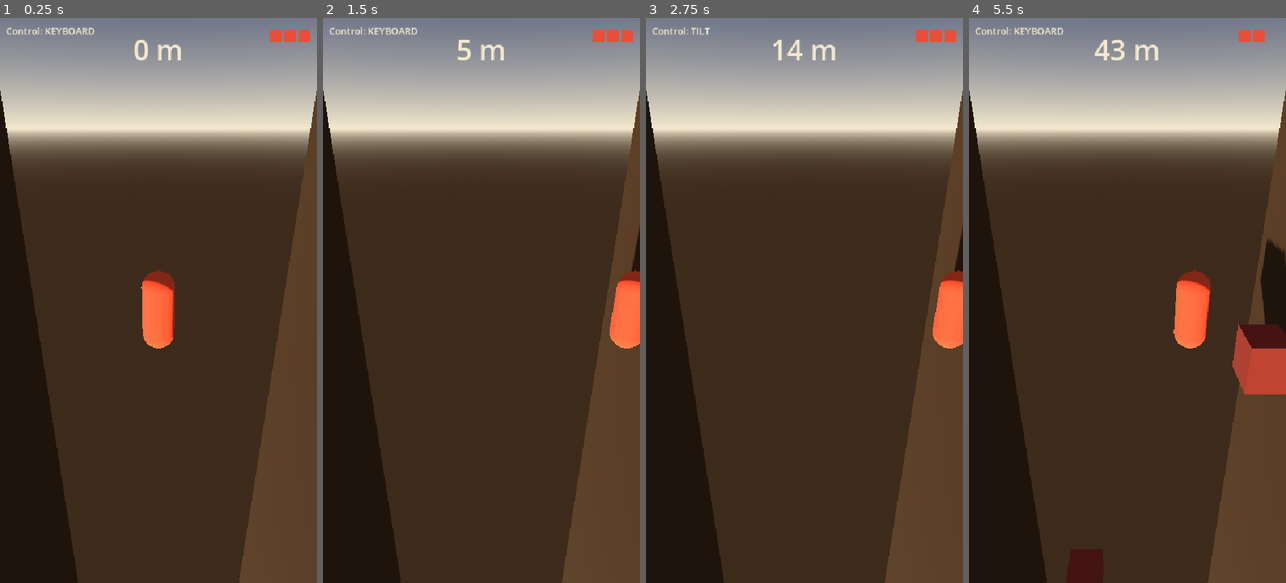
Above: before the commit, frames 1-4 (left to right).
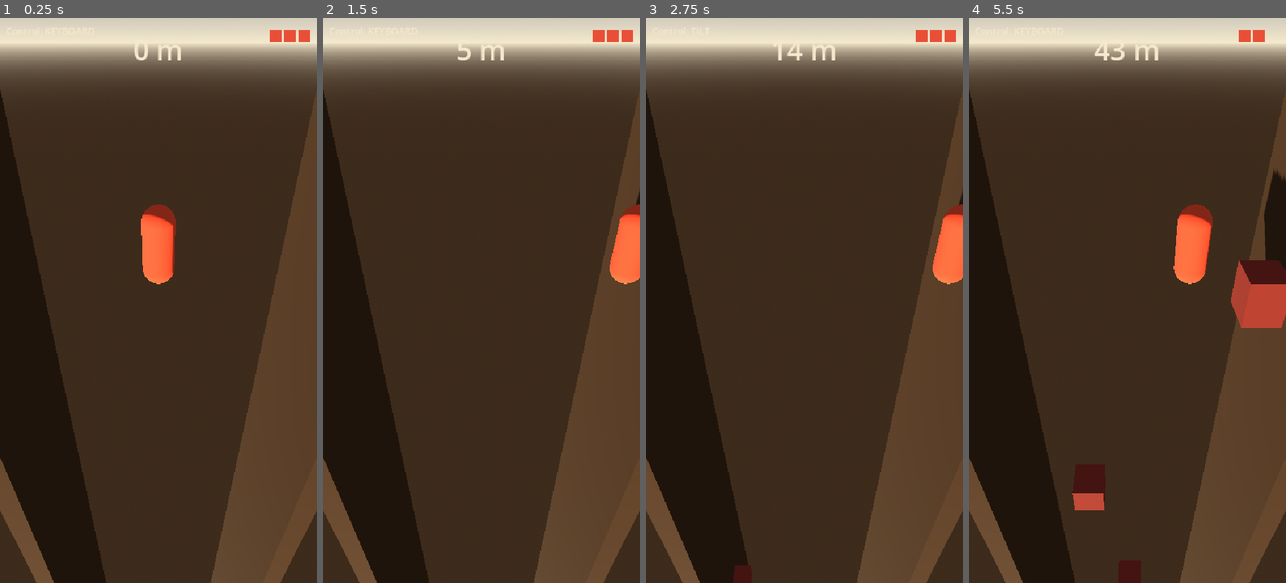
Above: after the commit, the same moments.

Repository: quvntvn/Hyperdive
Game: Godot game, scene res://scenes/game/main_game.tscn
Same seed, same stepped clock (60 frames per second), same inputs: the game is played once before the commit and once after it.
Inputs (mouse positions are in pixels of both pictures, inside the frame that each line leads up to):
- Up to frame 1 (0.25 s): no input
- Up to frame 2 (1.5 s): tap Enter at 0.5 s; move the mouse to (551, 272) at 0.52 s; hold D (move_right) 0.53-1.25 s; tap 1 at 0.6 s; click (551, 272) at 0.67 s; drag from (418, 328) to (465, 413) at 1.27 s
- Up to frame 3 (2.75 s): move the mouse to (836, 176) at 2.02 s; hold D (move_right) from 2.03 s (still down); tap 3 at 2.1 s
- Up to frame 4 (5.5 s): release D (move_right) at 2.75 s; drag from (1111, 413) to (1032, 215) at 2.77 s; move the mouse to (1222, 385) at 3.52 s; hold A (move_left) 3.53-4.25 s; tap 2 at 3.6 s; drag from (1032, 215) to (1079, 159) at 4.27 s; move the mouse to (1143, 300) at 5.02 s; hold A (move_left) from 5.03 s (still down); tap 1 at 5.1 s; click (1143, 300) at 5.17 s

The runs differ from the first frame. In frame 1, 37% of the frame differs, in the area x 0-100%, y 0-100%; in frame 2, 36%; in frame 3, 36%; in frame 4, 41%.

Commit message:
tune(camera): pitch -35 deg + hauteur 5 pour mieux anticiper les obstacles
Co-Authored-By: Claude Sonnet 4.6 <noreply@anthropic.com>

Diff:
--- a/hyperdive/scenes/game/main_game.tscn
+++ b/hyperdive/scenes/game/main_game.tscn
@@ -42,7 +42,7 @@
 target_path = NodePath("../Player")
 
 [node name="Camera3D" type="Camera3D" parent="."]
-transform = Transform3D(1, 0, 0, 0, 0.9063, 0.4226, 0, -0.4226, 0.9063, 0, 3, 6)
+transform = Transform3D(1, 0, 0, 0, 0.8192, 0.5736, 0, -0.5736, 0.8192, 0, 5, 6)
 script = ExtResource("FollowCameraScript")
 target_path = NodePath("../Player")
 
